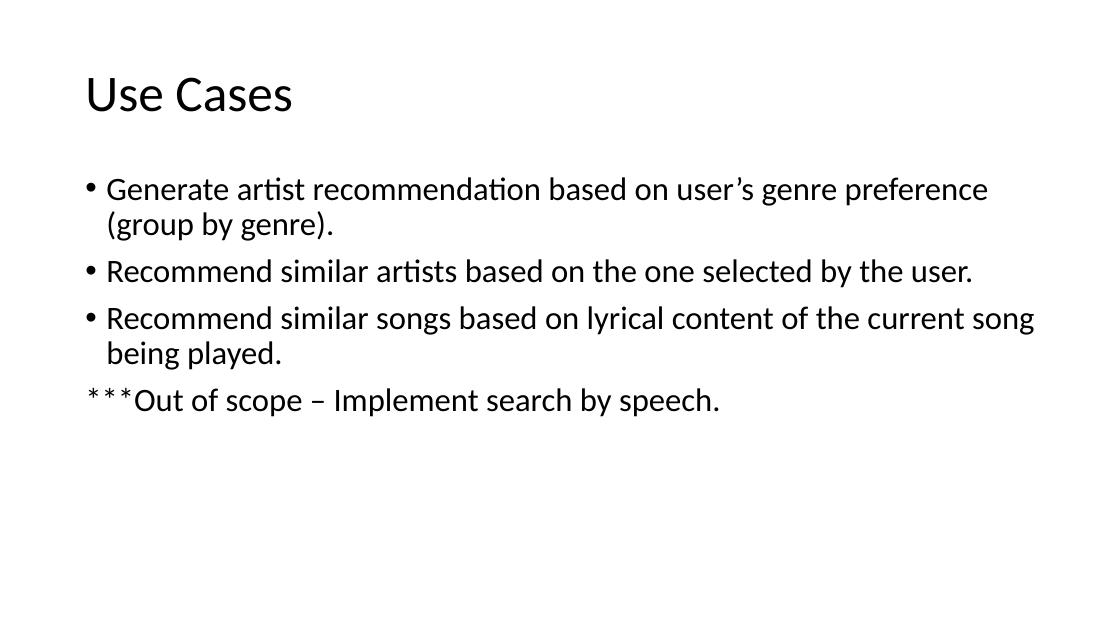
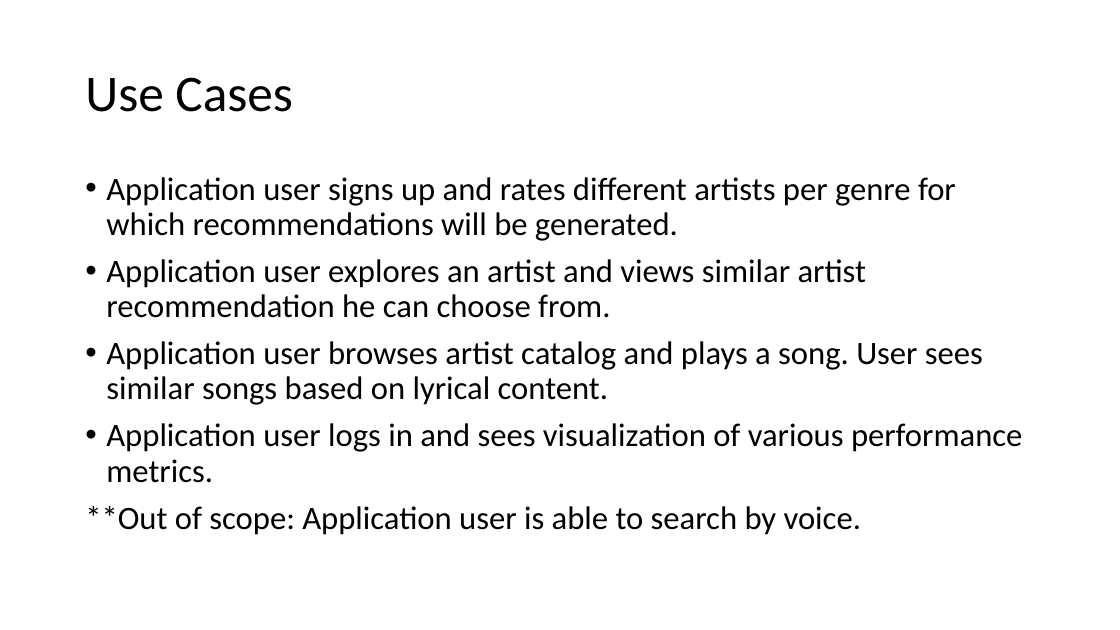
Before and after one commit to chakrabortian/realtimemusicrecommendationapp, a slide deck: slide 3 of Music Recommender - Planning.pptx. Drawn at 1120x630 pixels with LibreOffice and Linux fonts; fonts in the diff are those of the drawing. Boxes give left, top, right and bottom in pixels: in the first picture for what was removed or moved away, otherwise in the second. Text is boxed around its words. In the diff, an @@ line names an element or a change of style, - is before the commit and + after.

```diff
--- a/Music Recommender - Planning.pptx
+++ b/Music Recommender - Planning.pptx
@@ text at [85, 177, 1022, 535]: text changed @@
-• Generate artist recommendation based on user’s genre preference (group by genre).
-• Recommend similar artists based on the one selected by the user.
-• Recommend similar songs based on lyrical content of the current song being played.
-***Out of scope – Implement search by speech.
+• Application user signs up and rates different artists per genre for which recommendations will be generated.
+• Application user explores an artist and views similar artist recommendation he can choose from.
+• Application user browses artist catalog and plays a song. User sees similar songs based on lyrical content.
+• Application user logs in and sees visualization of various performance metrics.
+**Out of scope: Application user is able to search by voice.
```
Also in this commit, not shown: 4 other slides changed.
